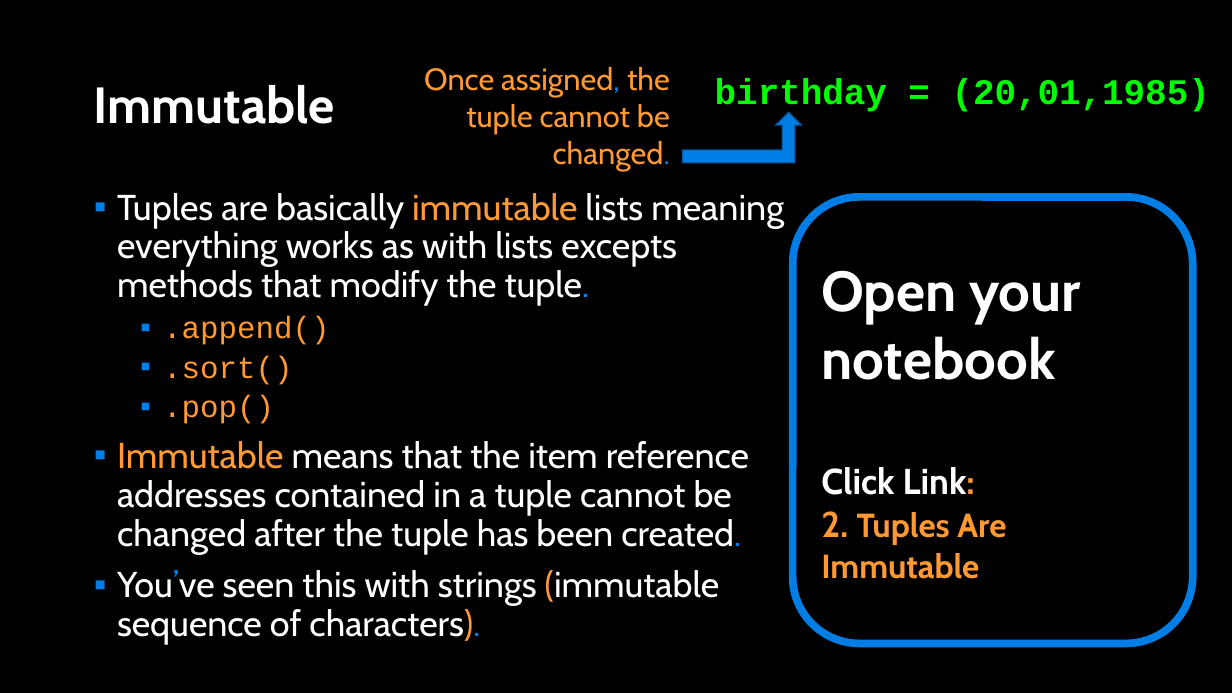
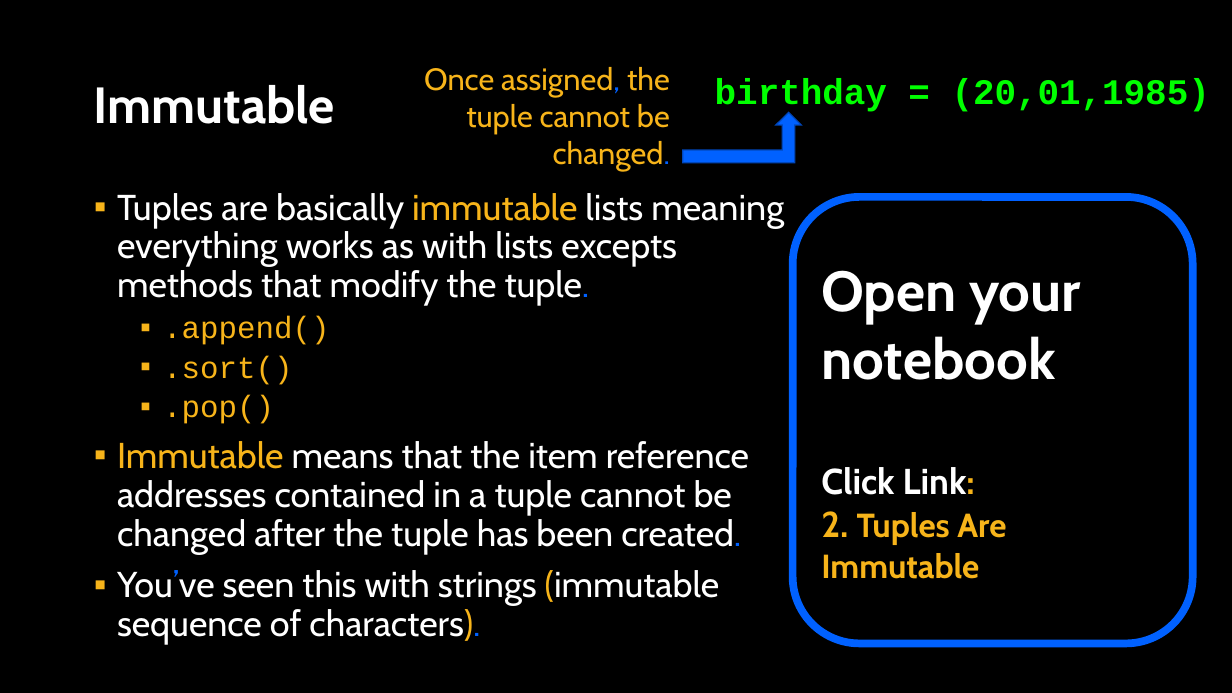
Before and after one commit to APS106/APS106-winter-2024-kinsella-goodfellow, a slide deck: slide 6 of lectures/week8/lecture1/slides/week8_lecture1.pptx. Drawn at 1232x693 pixels with LibreOffice and Linux fonts; fonts in the diff are those of the drawing; background and template pictures are left out. Boxes give left, top, right and bottom in pixels: in the first picture for what was removed or moved away, otherwise in the second. Text is boxed around its words. In the diff, an @@ line names an element or a change of style, - is before the commit and + after.

```diff
--- a/lectures/week8/lecture1/slides/week8_lecture1.pptx
+++ b/lectures/week8/lecture1/slides/week8_lecture1.pptx
@@ text "Once assigned, the tuple cannot ..." at (424,67,670,171): text colour #FF9933 to #F7B41A; text colour #017EE5 to #0061FF in "assigned, changed." @@
@@ bent up arrow at (683,113,801,163): fill #017EE5 to #0061FF; outline #015DA9 1 pt to #0048BD 1 pt @@
@@ text "Tuples are basically immutable lists ..." at (117,193,784,645): text colour #FF9933 to #F7B41A in "immutable", ".append()", ".sort()", ".pop()" and 2 more places; text colour #017EE5 to #0061FF in "tuple.", "created.", "You’ve characters)."; bullet colour #007EE5 to #F7B41A @@
@@ rounded rectangle "Open your notebook" at (793,197,1193,643): outline #017EE5 6 pt to #0061FF 6 pt @@
@@ text in rounded rectangle at (821,467,1006,579): text colour #FF9933 to #F7B41A in "Link:", "2. Tuples Are Immutable" @@
```
Also in this commit, not shown: 22 other slides changed, 1 other file.
